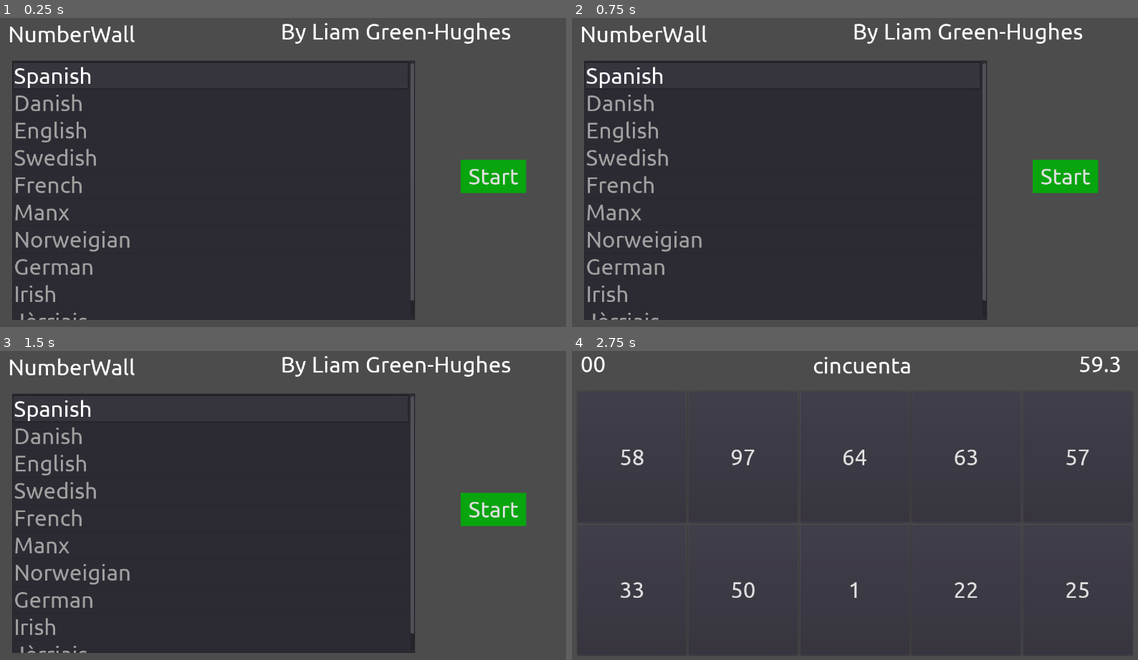
Above: before the commit, frames 1-4 (two rows, left to right).
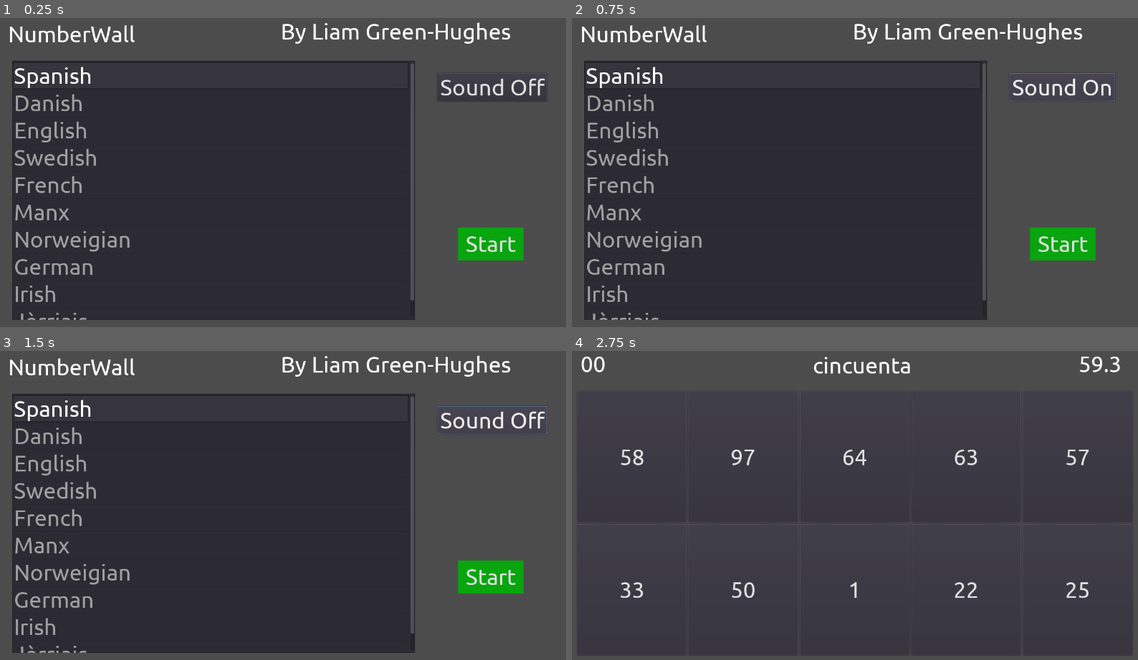
Above: after the commit, the same moments.

Repository: liamgh/NumberWall
Game: Godot game, scene res://Start.tscn
The game is run twice, just before and just after one commit, with the same random seed, the same clock (stepped at 60 frames per second) and the same inputs.
Inputs (mouse positions are in pixels of both pictures, inside the frame that each line leads up to):
- Up to frame 1 (0.25 s): no input
- Up to frame 2 (0.75 s): click (1064, 85) at 0.5 s, where only the run after the commit has a clickable "Sound Off"
- Up to frame 3 (1.5 s): click (492, 418) at 1.25 s, where only the run after the commit has a clickable "Sound On"
- Up to frame 4 (2.75 s): click "Start" at 2 s

The runs differ from the first frame. In frame 1, 2.9% of the frame differs, in the area x 77-97%, y 19-79%; in frame 2, 2.9%; in frame 3, 2.9%, in the area x 77-97%, y 17-79%; in frame 4, nothing differs.

Commit message:
Added audio

Diff:
--- /dev/null
+++ b/EnableSoundBtn.gd
@@ -0,0 +1,23 @@
+extends Button
+
+onready var button = $"."
+
+export var soundOffText = "Sound Off"
+export var soundOnText = "Sound On"
+
+
+# Called when the node enters the scene tree for the first time.
+func _ready():
+	showStatus(PlayerVariables.AudioEnabled)
+
+func showStatus(enabled):
+	if (enabled):
+		button.text = soundOnText
+	else:
+		button.text = soundOffText
+
+
+
+func _on_EnableSoundBtn_pressed():
+	PlayerVariables.AudioEnabled = !PlayerVariables.AudioEnabled
+	showStatus(PlayerVariables.AudioEnabled)
--- a/Game.gd
+++ b/Game.gd
@@ -10,6 +10,9 @@
 
 
 extends Control
+
+onready var correctNoise = $CorrectNoise
+onready var wrongNoise = $WrongNoise
 
 onready var timer = $Timer
 onready var hintTimer = $HintTimer
@@ -31,7 +34,6 @@
 
 var answers = []
 var correctAnswer = 0
-#var translations = []
 var hintNumber = 0
 
 export var time_before_hint_1 = 10
@@ -80,12 +82,18 @@
 		return
 
 	if answers[buttonNo] == correctAnswer:
+		if PlayerVariables.AudioEnabled:
+			correctNoise.play()
 		changeScore(score_increment)
 		NewQuestion()
+	elif PlayerVariables.AudioEnabled:
+		wrongNoise.play()
 
 # Called every frame. 'delta' is the elapsed time since the previous frame.
 func _process(delta):
 	timerDisplay.text = "%2.1f" % timer.time_left
+
+
 
 func changeScore(amount):
 	PlayerVariables.score += amount
--- a/GameOver.gd
+++ b/GameOver.gd
@@ -1,11 +1,14 @@
 extends Control
 
 onready var ResultLbl = $Result
+onready var gameOverNoise = $GameOverNoise
 
 
 # Called when the node enters the scene tree for the first time.
 func _ready():
 	# compare high score
+	if PlayerVariables.AudioEnabled:
+		gameOverNoise.play()
 	if (PlayerVariables.is_high_score()):
 		ResultLbl.text = "Congratulations!\nA new high score of %d!" % PlayerVariables.score
 		if PlayerVariables.get_high_score() > 0:
--- a/GameOver.tscn
+++ b/GameOver.tscn
@@ -1,7 +1,8 @@
-[gd_scene load_steps=3 format=2]
+[gd_scene load_steps=4 format=2]
 
 [ext_resource path="res://GameOver.gd" type="Script" id=1]
 [ext_resource path="res://app_theme.tres" type="Theme" id=2]
+[ext_resource path="res://Sound/jingles_SAX10.ogg" type="AudioStream" id=3]
 
 [node name="GameOver" type="Control"]
 anchor_right = 1.0
@@ -31,5 +32,8 @@
 theme = ExtResource( 2 )
 text = "Back"
 
+[node name="GameOverNoise" type="AudioStreamPlayer" parent="."]
+stream = ExtResource( 3 )
+
 [connection signal="pressed" from="TryAgainButton" to="." method="_on_TryAgainButton_pressed"]
 [connection signal="pressed" from="BackButton" to="." method="_on_BackButton_pressed"]
--- a/Main.tscn
+++ b/Main.tscn
@@ -1,9 +1,11 @@
-[gd_scene load_steps=5 format=2]
+[gd_scene load_steps=7 format=2]
 
 [ext_resource path="res://app_theme.tres" type="Theme" id=1]
 [ext_resource path="res://Fonts/ubuntu-regular.tres" type="DynamicFont" id=2]
 [ext_resource path="res://Game.gd" type="Script" id=3]
 [ext_resource path="res://wrong.tres" type="StyleBox" id=4]
+[ext_resource path="res://Sound/confirmation_004.ogg" type="AudioStream" id=5]
+[ext_resource path="res://Sound/drop_003.ogg" type="AudioStream" id=6]
 
 [node name="Control" type="Control"]
 anchor_right = 1.0
@@ -186,6 +188,12 @@
 wait_time = 60.0
 
 [node name="HintTimer" type="Timer" parent="."]
+
+[node name="CorrectNoise" type="AudioStreamPlayer" parent="."]
+stream = ExtResource( 5 )
+
+[node name="WrongNoise" type="AudioStreamPlayer" parent="."]
+stream = ExtResource( 6 )
 
 [connection signal="pressed" from="VBoxContainer/HBoxContainer/Option1" to="." method="_on_Option1_pressed"]
 [connection signal="pressed" from="VBoxContainer/HBoxContainer/Option2" to="." method="_on_Option2_pressed"]
--- a/PlayerVariables.gd
+++ b/PlayerVariables.gd
@@ -6,7 +6,9 @@
 
 export var file_name = "user://settings.tres"
 export var score = 0
+export var AudioEnabled : bool = false
 var savedSettings : SavedSettings
+
 
 func _init():
 	# Load up the saved settings if they exist
--- a/Start.tscn
+++ b/Start.tscn
@@ -1,9 +1,10 @@
-[gd_scene load_steps=5 format=2]
+[gd_scene load_steps=6 format=2]
 
 [ext_resource path="res://app_theme.tres" type="Theme" id=1]
 [ext_resource path="res://correct.tres" type="StyleBox" id=2]
 [ext_resource path="res://Start.gd" type="Script" id=3]
 [ext_resource path="res://Fonts/ubuntu-regular.tres" type="DynamicFont" id=4]
+[ext_resource path="res://EnableSoundBtn.gd" type="Script" id=5]
 
 [node name="Start" type="Control"]
 anchor_right = 1.0
@@ -38,14 +39,24 @@
 theme = ExtResource( 1 )
 
 [node name="StartBtn" type="Button" parent="."]
-margin_left = 1037.0
-margin_top = 343.0
-margin_right = 1183.0
-margin_bottom = 417.0
+margin_left = 1031.0
+margin_top = 494.0
+margin_right = 1177.0
+margin_bottom = 568.0
 theme = ExtResource( 1 )
 custom_styles/pressed = ExtResource( 2 )
 custom_styles/normal = ExtResource( 2 )
 text = "Start"
 
+[node name="EnableSoundBtn" type="Button" parent="."]
+margin_left = 985.0
+margin_top = 149.0
+margin_right = 1221.0
+margin_bottom = 212.0
+theme = ExtResource( 1 )
+text = "Sound On"
+script = ExtResource( 5 )
+
 [connection signal="item_selected" from="PickLanguage" to="." method="_on_PickLanguage_item_selected"]
 [connection signal="pressed" from="StartBtn" to="." method="_on_StartBtn_pressed"]
+[connection signal="pressed" from="EnableSoundBtn" to="EnableSoundBtn" method="_on_EnableSoundBtn_pressed"]
Not shown, added: Sound/confirmation_004.ogg.import
Not shown, added: Sound/drop_003.ogg.import
Not shown, added: Sound/jingles_SAX10.ogg.import
Not shown, added: Sound/confirmation_004.ogg
Not shown, added: Sound/drop_003.ogg
Not shown, added: Sound/jingles_SAX10.ogg
